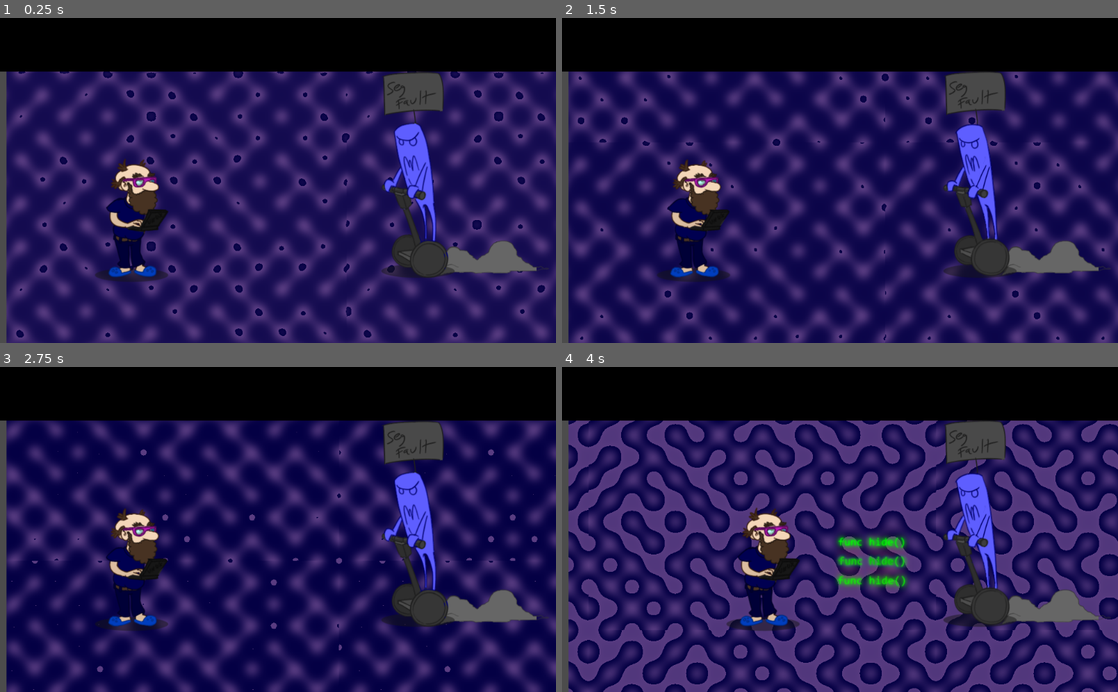
Above: before the commit, frames 1-4 (two rows, left to right).
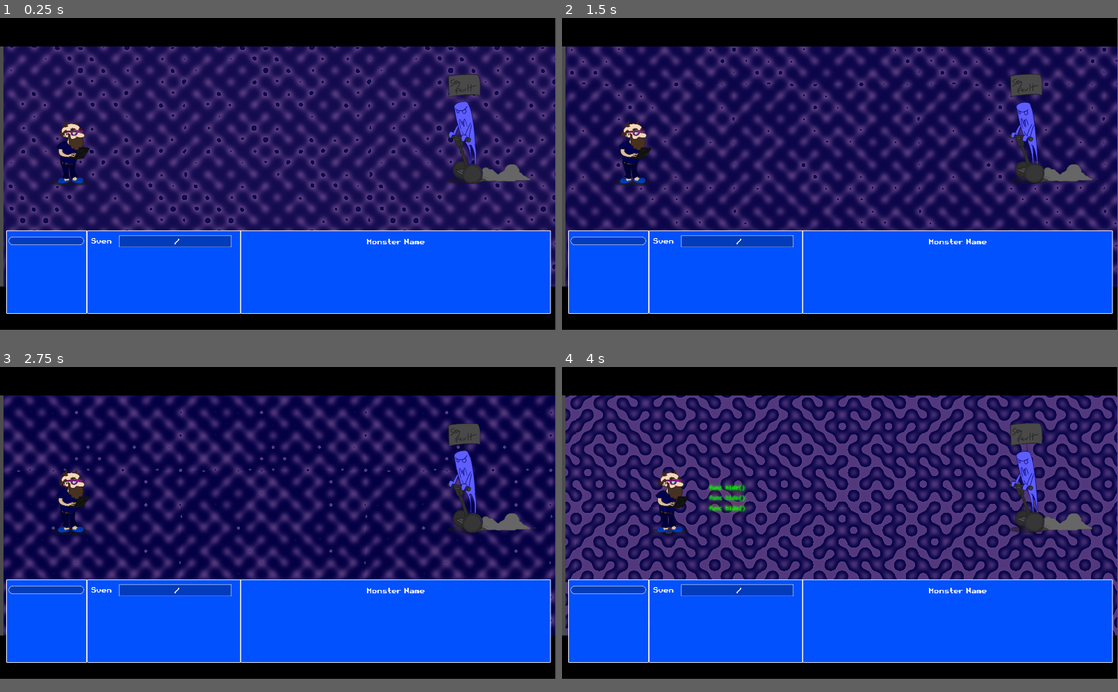
Above: after the commit, the same moments.

Repository: Alexander-Hjelm/bearded-programmer-sven
Game: Godot game, scene res://MainScene.tscn
Two runs of this game, one before a commit and one after it. Both use one fixed random seed, a clock stepped at 60 frames per second and the inputs below.
Inputs:
- Up to frame 1 (0.25 s): no input
- Up to frame 2 (1.5 s): hold U 0.53-1.28 s; tap H at 1.35 s
- Up to frame 3 (2.75 s): hold U from 2.03 s (still down)
- Up to frame 4 (4 s): release U at 2.78 s; tap H at 2.85 s; hold U from 3.53 s (still down)
In our replay, the window is 800x468 before the commit and 799x449 after it. These sizes can differ from the game's own. Grey fills any space a smaller window leaves; there, only what the larger window draws over its background counts as a difference.

The runs differ from the first frame. In frame 1, 61% of the frame differs, in the area x 0-100%, y 0-100%; in frame 2, 62%; in frame 3, 62%; in frame 4, 71%.

Commit message:
Hud Final Fantasy Theme Style :D

Diff:
--- a/MainScene.tscn
+++ b/MainScene.tscn
@@ -9,8 +9,9 @@
 [ext_resource path="res://Script/item_database.gd" type="Script" id=7]
 [ext_resource path="res://Script/element_database.gd" type="Script" id=8]
 [ext_resource path="res://Script/character_database.gd" type="Script" id=9]
+[ext_resource path="res://Scenes/UI/HUD.tscn" type="PackedScene" id=10]
 
-[sub_resource type="ShaderMaterial" id=2]
+[sub_resource type="ShaderMaterial" id=1]
 shader = ExtResource( 1 )
 shader_param/colorTint1 = Color( 0.0156863, 0, 0.266667, 1 )
 shader_param/colorTint2 = Color( 0.501961, 0.345098, 0.619608, 1 )
@@ -22,40 +23,39 @@
 shader_param/albedoBaseChannel = ExtResource( 2 )
 
 [node name="MainScene" type="Node2D"]
-editor/display_folded = true
 
 [node name="BGSprite" type="Sprite" parent="."]
-material = SubResource( 2 )
+material = SubResource( 1 )
 position = Vector2( 252.695, 215.02 )
 texture = ExtResource( 3 )
 offset = Vector2( 79.5562, 181.063 )
 
 [node name="BGSprite2" type="Sprite" parent="BGSprite"]
-material = SubResource( 2 )
+material = SubResource( 1 )
 position = Vector2( 639.965, 0 )
 texture = ExtResource( 3 )
 offset = Vector2( 79.5562, 181.063 )
 
 [node name="BGSprite3" type="Sprite" parent="BGSprite"]
-material = SubResource( 2 )
+material = SubResource( 1 )
 position = Vector2( -0.0535278, 640.009 )
 texture = ExtResource( 3 )
 offset = Vector2( 79.5562, 181.063 )
 
 [node name="BGSprite4" type="Sprite" parent="BGSprite"]
-material = SubResource( 2 )
+material = SubResource( 1 )
 position = Vector2( 639.911, 640.009 )
 texture = ExtResource( 3 )
 offset = Vector2( 79.5562, 181.063 )
 
 [node name="BGSprite5" type="Sprite" parent="BGSprite"]
-material = SubResource( 2 )
+material = SubResource( 1 )
 position = Vector2( 1279.96, 640.009 )
 texture = ExtResource( 3 )
 offset = Vector2( 79.5562, 181.063 )
 
 [node name="BGSprite6" type="Sprite" parent="BGSprite"]
-material = SubResource( 2 )
+material = SubResource( 1 )
 position = Vector2( 1280.02, 0 )
 texture = ExtResource( 3 )
 offset = Vector2( 79.5562, 181.063 )
@@ -86,7 +86,9 @@
 script = ExtResource( 9 )
 
 [node name="Team0StartPos" type="Node2D" parent="."]
-position = Vector2( 243.516, 358.643 )
+position = Vector2( 243.516, 453.616 )
 
 [node name="Team1StartPos" type="Node2D" parent="."]
-position = Vector2( 771.13, 351.269 )
+position = Vector2( 1615.09, 446.242 )
+
+[node name="HUD" parent="." instance=ExtResource( 10 )]
--- /dev/null
+++ b/Scenes/UI/GFX/Panel1.tres
@@ -0,0 +1,7 @@
+[gd_resource type="StyleBoxTexture" load_steps=2 format=2]
+
+[ext_resource path="res://Scenes/UI/GFX/Panel.png" type="Texture" id=1]
+
+[resource]
+texture = ExtResource( 1 )
+region_rect = Rect2( 0, 0, 78, 69 )
--- a/Scenes/UI/HUD.gd
+++ b/Scenes/UI/HUD.gd
@@ -1,9 +1,45 @@
 extends Control
 
 
-func update_HUD_timer(player_timer): ## UPDATE Timer progress bar
-	pass
+onready var timer_progress = $TimerPanel/TimeProgressBar
+onready var player_hp_current_progressbar = $PlayerPanel/HpProgressBar
+onready var player_hp_current_label = $PlayerPanel/HpProgressBar/CurrentHP
+onready var player_hp_current_max_label = $PlayerPanel/HpProgressBar/MaxHP
+onready var input_popup_menu = $InputPopUpMenu
+onready var input_attack_button = $InputPopUpMenu/InputBGPanel/AttackButton
+onready var input_dosomething_button = $InputPopUpMenu/InputBGPanel/DoSomething ### Add Functionality here... :P
+
+func _ready():
+	$InputPopUpMenu/InputBGPanel/AttackButton.connect("pressed", self,"attack_enemy")
+	inactivate_player_input()
 
 
-func update_HUD_stats(player_hp): ## Update player hp MAYBE UPDATE enemy hp...
-	pass
+func activate_player_input(): #Activate Player Input
+	input_popup_menu.show()
+	input_attack_button.disabled = false
+	input_dosomething_button.disabled = false
+
+
+func inactivate_player_input(): #Inactivate Player Input
+	input_popup_menu.hide()
+	input_attack_button.disabled = true
+	input_dosomething_button.disabled = true
+
+
+func update_HUD_timer(player_timer : int, player_timer_done : bool): #sends player timer data and sets player input true/false
+	timer_progress.value = player_timer
+	if player_timer_done:
+		activate_player_input()
+	else:
+		inactivate_player_input()
+
+
+func update_HUD_stats(player_hp, player_hp_max): ## Update player hp
+	player_hp_current_progressbar.value = player_hp
+	player_hp_current_label.text = str(player_hp)
+	player_hp_current_max_label.text = str(player_hp_max)
+
+
+func attack_enemy():
+	inactivate_player_input()
+	##CONTINUE ATTACK LOOP
--- a/Scenes/UI/HUD.tscn
+++ b/Scenes/UI/HUD.tscn
@@ -1,74 +1,199 @@
-[gd_scene load_steps=3 format=2]
+[gd_scene load_steps=6 format=2]
 
 [ext_resource path="res://Scenes/UI/HUD.gd" type="Script" id=1]
 [ext_resource path="res://Themes/BattleTheme.tres" type="Theme" id=2]
+[ext_resource path="res://Scenes/UI/GFX/Panel.png" type="Texture" id=3]
+
+[sub_resource type="StyleBoxFlat" id=1]
+bg_color = Color( 0, 0.819608, 1, 1 )
+border_width_left = 2
+border_width_top = 2
+border_width_right = 2
+border_width_bottom = 2
+border_color = Color( 1, 1, 1, 1 )
+border_blend = true
+corner_radius_top_left = 20
+corner_radius_top_right = 2
+corner_radius_bottom_right = 2
+corner_radius_bottom_left = 20
+expand_margin_left = 2.0
+expand_margin_right = 2.0
+expand_margin_top = 2.0
+expand_margin_bottom = 2.0
+
+[sub_resource type="StyleBoxFlat" id=2]
+bg_color = Color( 0.00860596, 0.236129, 0.734375, 1 )
+border_width_left = 2
+border_width_top = 2
+border_width_right = 2
+border_width_bottom = 2
+border_color = Color( 1, 1, 1, 1 )
+border_blend = true
+corner_radius_top_left = 20
+corner_radius_top_right = 20
+corner_radius_bottom_right = 20
+corner_radius_bottom_left = 20
+expand_margin_left = 2.0
+expand_margin_right = 2.0
+expand_margin_top = 2.0
+expand_margin_bottom = 2.0
 
 [node name="HUD" type="Control"]
 anchor_right = 1.0
 anchor_bottom = 1.0
 script = ExtResource( 1 )
 
+[node name="PlayerPanel" type="Panel" parent="."]
+margin_left = 301.0
+margin_top = 736.0
+margin_right = 832.0
+margin_bottom = 1024.0
+theme = ExtResource( 2 )
+
+[node name="PlayerTeamLabel" type="Label" parent="PlayerPanel"]
+anchor_left = 0.5
+anchor_top = 0.5
+anchor_right = 0.5
+anchor_bottom = 0.5
+margin_left = -252.5
+margin_top = -123.0
+margin_right = -180.5
+margin_bottom = -63.0
+theme = ExtResource( 2 )
+text = "Sven"
+
+[node name="HpProgressBar" type="ProgressBar" parent="PlayerPanel"]
+margin_left = 113.0
+margin_top = 19.0
+margin_right = 497.0
+margin_bottom = 56.0
+theme = ExtResource( 2 )
+rounded = true
+percent_visible = false
+
+[node name="CurrentHP" type="Label" parent="PlayerPanel/HpProgressBar"]
+anchor_top = 0.5
+anchor_bottom = 0.5
+margin_left = 10.0
+margin_top = -16.5
+margin_right = 178.0
+margin_bottom = 14.5
+align = 2
+clip_text = true
+
+[node name="Slash" type="Label" parent="PlayerPanel/HpProgressBar"]
+anchor_top = 0.5
+anchor_bottom = 0.5
+margin_left = 178.0
+margin_top = -14.5
+margin_right = 218.0
+margin_bottom = 16.5
+text = "/"
+align = 1
+clip_text = true
+
+[node name="MaxHP" type="Label" parent="PlayerPanel/HpProgressBar"]
+anchor_top = 0.5
+anchor_bottom = 0.5
+margin_left = 218.0
+margin_top = -16.5
+margin_right = 378.0
+margin_bottom = 14.5
+clip_text = true
+
+[node name="TimerPanel" type="Panel" parent="."]
+margin_left = 22.0
+margin_top = 736.0
+margin_right = 300.0
+margin_bottom = 1024.0
+theme = ExtResource( 2 )
+
+[node name="TimeProgressBar" type="ProgressBar" parent="TimerPanel"]
+anchor_top = 0.5
+anchor_bottom = 0.5
+margin_left = 10.0
+margin_top = -120.0
+margin_right = 266.0
+margin_bottom = -96.0
+theme = ExtResource( 2 )
+custom_styles/fg = SubResource( 1 )
+custom_styles/bg = SubResource( 2 )
+step = 1.0
+rounded = true
+percent_visible = false
+
+[node name="BadGuyPanel" type="Panel" parent="."]
+margin_left = 832.0
+margin_top = 736.0
+margin_right = 1904.0
+margin_bottom = 1024.0
+theme = ExtResource( 2 )
+
+[node name="EnemyTeamLabel" type="Label" parent="BadGuyPanel"]
+anchor_left = 0.5
+anchor_top = 0.5
+anchor_right = 0.5
+anchor_bottom = 0.5
+margin_left = -507.0
+margin_top = -121.0
+margin_right = 507.0
+margin_bottom = 120.0
+theme = ExtResource( 2 )
+text = "Monster Name"
+align = 1
+
 [node name="InputPopUpMenu" type="Control" parent="."]
+visible = false
 margin_left = 16.0
 margin_top = 707.0
 margin_right = 304.0
 margin_bottom = 1027.0
 
-[node name="Panel" type="Panel" parent="InputPopUpMenu"]
+[node name="InputBGPanel" type="Panel" parent="InputPopUpMenu"]
+visible = false
 anchor_right = 1.0
 anchor_bottom = 1.0
-
-[node name="BG Panel" type="Control" parent="."]
-margin_left = 32.0
-margin_top = 736.0
-margin_right = 1948.0
-margin_bottom = 1056.0
+margin_bottom = -35.0
 theme = ExtResource( 2 )
 
-[node name="HpStats" type="Control" parent="BG Panel"]
+[node name="AttackButton" type="Button" parent="InputPopUpMenu/InputBGPanel"]
+margin_left = 16.0
+margin_top = 26.0
+margin_right = 272.0
+margin_bottom = 69.0
+
+[node name="AttackPanel" type="NinePatchRect" parent="InputPopUpMenu/InputBGPanel"]
 anchor_right = 1.0
 anchor_bottom = 1.0
-margin_left = 448.0
-margin_top = 64.0
-margin_right = -1052.0
-margin_bottom = -64.0
+margin_left = 8.0
+margin_top = 21.0
+margin_right = -8.0
+margin_bottom = -208.0
+theme = ExtResource( 2 )
+texture = ExtResource( 3 )
+patch_margin_left = 4
+patch_margin_top = 4
+patch_margin_right = 4
+patch_margin_bottom = 4
 
-[node name="TimerStatsPlayer" type="Control" parent="BG Panel"]
+[node name="DoSomething" type="Button" parent="InputPopUpMenu/InputBGPanel"]
+visible = false
+margin_left = 16.0
+margin_top = 85.0
+margin_right = 272.0
+margin_bottom = 128.0
+
+[node name="DoSomethingPanel" type="NinePatchRect" parent="InputPopUpMenu/InputBGPanel"]
+visible = false
 anchor_right = 1.0
 anchor_bottom = 1.0
-margin_left = 32.0
-margin_top = 64.0
-margin_right = -1564.0
-margin_bottom = -64.0
-
-[node name="BGPanel" type="Panel" parent="BG Panel"]
-modulate = Color( 1, 1, 1, 0.470588 )
-anchor_right = 1.0
-anchor_bottom = 1.0
-
-[node name="BGPanel2" type="Panel" parent="BG Panel"]
-modulate = Color( 1, 1, 1, 0.470588 )
-anchor_right = 1.0
-anchor_bottom = 1.0
-margin_left = 1184.0
-margin_top = 32.0
-margin_right = -28.0
-margin_bottom = -32.0
-
-[node name="BGPanel3" type="Panel" parent="BG Panel"]
-modulate = Color( 1, 1, 1, 0.470588 )
-anchor_right = 1.0
-anchor_bottom = 1.0
-margin_left = 416.0
-margin_top = 32.0
-margin_right = -764.0
-margin_bottom = -32.0
-
-[node name="BGPanel4" type="Panel" parent="BG Panel"]
-modulate = Color( 1, 1, 1, 0.470588 )
-anchor_right = 1.0
-anchor_bottom = 1.0
-margin_left = 32.0
-margin_top = 32.0
-margin_right = -1532.0
-margin_bottom = -32.0
+margin_left = 8.0
+margin_top = 79.0
+margin_right = -8.0
+margin_bottom = -150.0
+theme = ExtResource( 2 )
+texture = ExtResource( 3 )
+patch_margin_left = 4
+patch_margin_top = 4
+patch_margin_right = 4
+patch_margin_bottom = 4
--- a/Themes/BattleTheme.tres
+++ b/Themes/BattleTheme.tres
@@ -1,3 +1,80 @@
-[gd_resource type="Theme" format=2]
+[gd_resource type="Theme" load_steps=9 format=2]
+
+[ext_resource path="res://Scenes/UI/GFX/Panel1.tres" type="StyleBox" id=1]
+
+[sub_resource type="DynamicFontData" id=1]
+font_path = "res://Fonts/Retro Gaming.ttf"
+
+[sub_resource type="DynamicFont" id=2]
+font_data = SubResource( 1 )
+
+[sub_resource type="StyleBoxFlat" id=7]
+bg_color = Color( 0.0117647, 0.321569, 1, 1 )
+border_width_left = 2
+border_width_top = 2
+border_width_right = 2
+border_width_bottom = 2
+border_color = Color( 1, 1, 1, 1 )
+corner_radius_top_left = 2
+corner_radius_top_right = 2
+corner_radius_bottom_right = 2
+corner_radius_bottom_left = 2
+
+[sub_resource type="StyleBoxFlat" id=4]
+bg_color = Color( 0.00860596, 0.236129, 0.734375, 1 )
+border_width_left = 2
+border_width_top = 2
+border_width_right = 2
+border_width_bottom = 2
+border_color = Color( 1, 1, 1, 1 )
+border_blend = true
+corner_radius_top_left = 2
+corner_radius_top_right = 2
+corner_radius_bottom_right = 2
+corner_radius_bottom_left = 2
+expand_margin_left = 2.0
+expand_margin_right = 2.0
+expand_margin_top = 2.0
+expand_margin_bottom = 2.0
+
+[sub_resource type="StyleBoxFlat" id=8]
+bg_color = Color( 0, 0.819608, 1, 1 )
+border_width_left = 2
+border_width_top = 2
+border_width_right = 2
+border_width_bottom = 2
+border_color = Color( 1, 1, 1, 1 )
+border_blend = true
+expand_margin_left = 2.0
+expand_margin_right = 2.0
+expand_margin_top = 2.0
+expand_margin_bottom = 2.0
+
+[sub_resource type="DynamicFontData" id=5]
+font_path = "res://Fonts/Retro Gaming.ttf"
+
+[sub_resource type="DynamicFont" id=6]
+size = 24
+font_data = SubResource( 5 )
 
 [resource]
+default_font = SubResource( 6 )
+Button/colors/font_color = Color( 0.878431, 0.878431, 0.878431, 1 )
+Button/colors/font_color_disabled = Color( 0.9, 0.9, 0.9, 0.2 )
+Button/colors/font_color_hover = Color( 0.941176, 0.941176, 0.941176, 1 )
+Button/colors/font_color_pressed = Color( 1, 1, 1, 1 )
+Button/constants/hseparation = 2
+Button/fonts/font = SubResource( 2 )
+Button/styles/disabled = null
+Button/styles/focus = null
+Button/styles/hover = null
+Button/styles/normal = ExtResource( 1 )
+Button/styles/pressed = null
+Panel/styles/panel = SubResource( 7 )
+Panel/styles/panelf = null
+Panel/styles/panelnc = null
+ProgressBar/colors/font_color = Color( 0.941176, 0.941176, 0.941176, 1 )
+ProgressBar/colors/font_color_shadow = Color( 0, 0, 0, 1 )
+ProgressBar/fonts/font = null
+ProgressBar/styles/bg = SubResource( 4 )
+ProgressBar/styles/fg = SubResource( 8 )
--- a/project.godot
+++ b/project.godot
@@ -73,6 +73,11 @@
 element_database="*res://Script/element_database.gd"
 combat_manager="*res://Script/combat_manager.gd"
 
+[display]
+
+window/size/width=1920
+window/size/height=1080
+
 [rendering]
 
 environment/default_environment="res://default_env.tres"
Binary file added: Fonts/Retro Gaming.ttf
Binary file added: Fonts/finalf.ttf
Not shown, added: Fonts/readme.txt
Not shown: 1 places in MainScene.tscn that only renumber resources
Binary file added: Scenes/UI/GFX/Panel.png
Not shown, added: Scenes/UI/GFX/Panel.png.import
Not shown, added: Fonts/final_fantasy.zip
Not shown, added: Fonts/retro_gaming.zip
